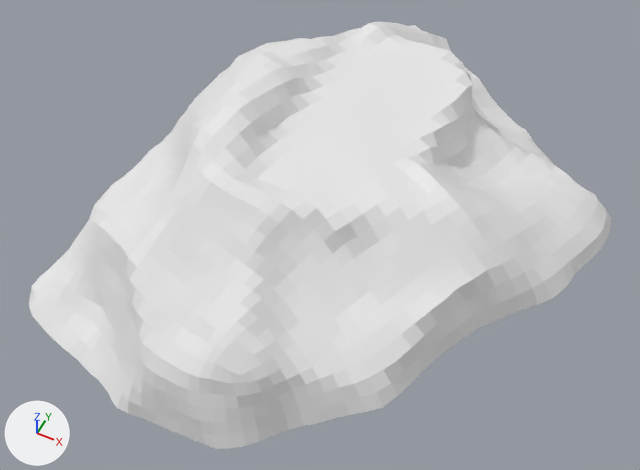
The FBX model Katana/Assets/Models/MainMenu/Rock.fbx as it was, and as the next commit left it.
Before and after are seen from a 50 mm camera at (205.0, -445.0, 437.0) aimed at (-9.0, -18.0, -98.0). Every picture has the same lights, and +X, +Y and +Z are marked at lower left. The first picture is the older version. Where no turn or scale is listed for an object, it has been applied to the vertices.

The first picture shows 'Rock'.
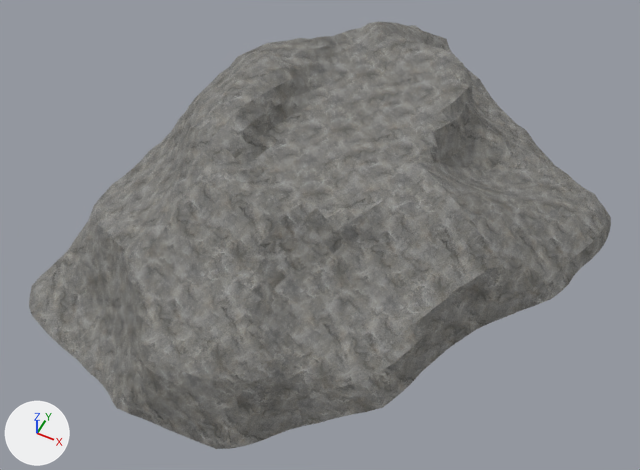
Commit message: Modified Rock

Boxes [x1, y1, x2, y2] around the edits, measured in the pictures (640 x 470 px):
```json
{"object": "Rock", "change": "surface changed", "before": [29, 22, 611, 449], "after": [29, 22, 611, 449], "on screen": "white to grey"}
```

The change, as JSON lines over the scene's bpy script:
```json
{"op": "add", "block": "img_rock_0005_color_4k_jpg", "code": ["img_rock_0005_color_4k_jpg = load_image('rock_0005_color_4k.jpg', '../../Materials/Rock/rock_0005_color_4k.jpg', 4096, 4096, 'sRGB')"]}
{"op": "add", "block": "img_rock_0005_normal_opengl_4k_png", "code": ["img_rock_0005_normal_opengl_4k_png = load_image('rock_0005_normal_opengl_4k.png', '../../Materials/Rock/rock_0005_normal_opengl_4k.png', 4096, 4096, 'Non-Color')"]}
{"block": "mat_rock", "where": "n2 = _N.new('ShaderNodeTexImage'); n2.name = 'Image Texture'"}
{"block": "mat_rock", "where": "n0 = _N.new('ShaderNodeBsdfPrincipled'); n0.name = 'Principled BSDF'"}
{"op": "remove", "block": "mat_rock", "code": "_L.new(n2.outputs[0], n0.inputs[2])  # 'Color' to 'Roughness'"}
{"op": "set", "path": "n2.image", "old": "img_rock_0005_roughness_4k_jpg", "new": "img_rock_0005_color_4k_jpg"}
{"op": "add", "block": "mat_rock", "code": "n3 = _N.new('ShaderNodeTexImage'); n3.name = 'Image Texture.001'"}
{"op": "add", "block": "mat_rock", "code": "n3.image = img_rock_0005_roughness_4k_jpg"}
{"op": "add", "block": "mat_rock", "code": "n4 = _N.new('ShaderNodeTexImage'); n4.name = 'Image Texture.002'"}
{"op": "add", "block": "mat_rock", "code": "n4.image = img_rock_0005_normal_opengl_4k_png"}
{"op": "add", "block": "mat_rock", "code": "n5 = _N.new('ShaderNodeNormalMap'); n5.name = 'Normal Map'"}
{"op": "add", "block": "mat_rock", "code": "_L.new(n2.outputs[0], n0.inputs[0])  # 'Color' to 'Base Color'"}
{"op": "add", "block": "mat_rock", "code": "_L.new(n3.outputs[0], n0.inputs[2])  # 'Color' to 'Roughness'"}
{"op": "add", "block": "mat_rock", "code": "_L.new(n4.outputs[0], n5.inputs[1])  # 'Color' to 'Color'"}
{"op": "add", "block": "mat_rock", "code": "_L.new(n5.outputs[0], n0.inputs[5])  # 'Normal' to 'Normal'"}
```
